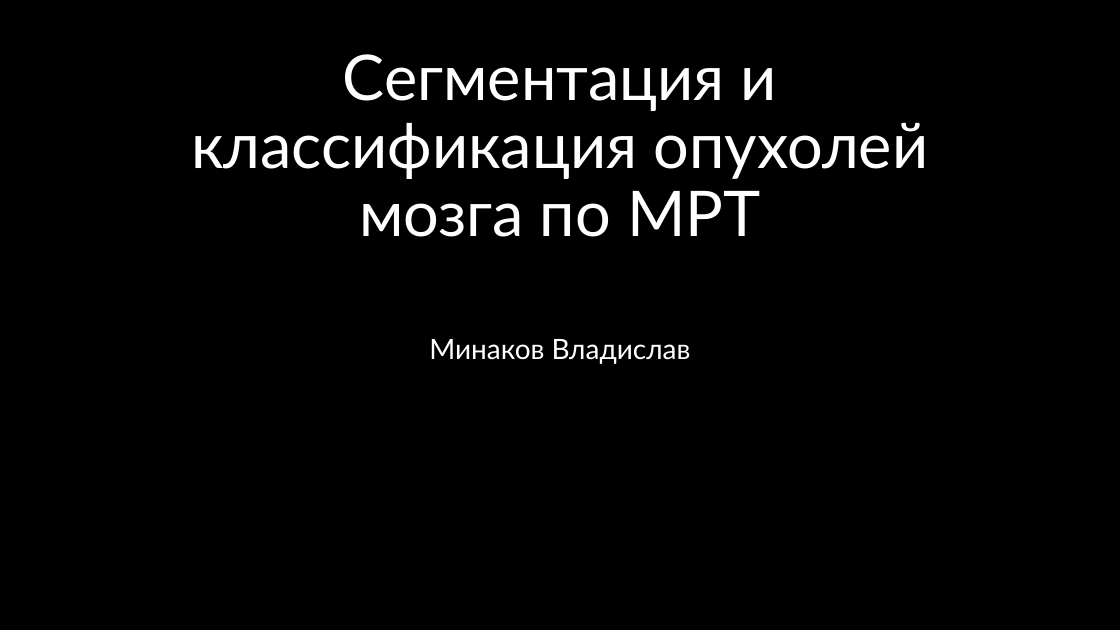
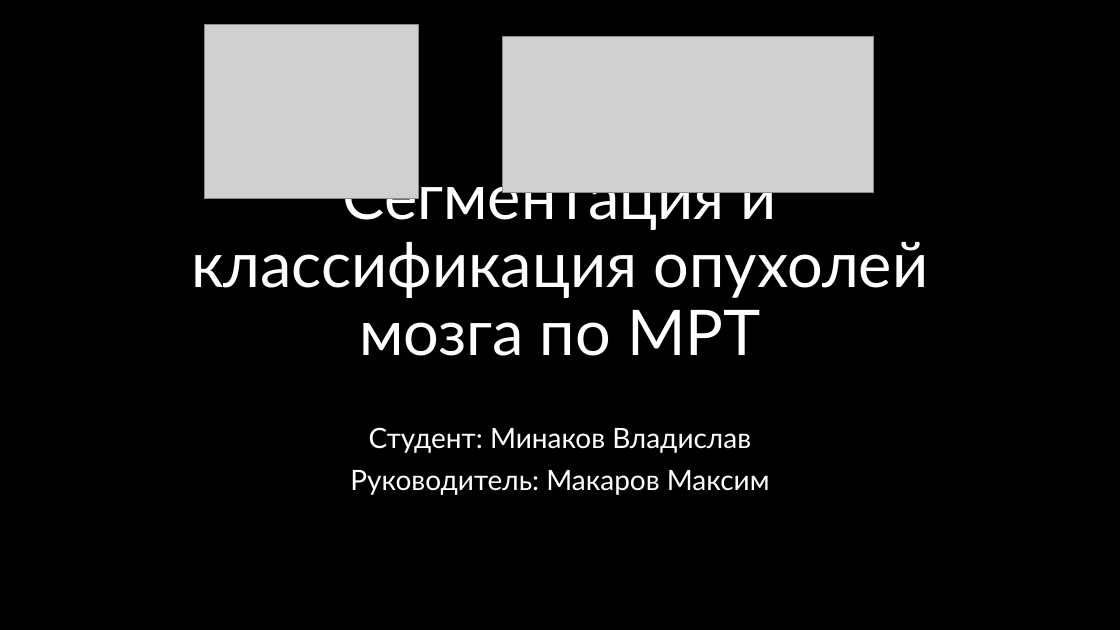
Before and after one commit to asardinka/Artificial-intelligence-project, a slide deck: slide 1 of Presentation.pptx. Drawn at 1120x630 pixels with LibreOffice and Linux fonts; fonts in the diff are those of the drawing; grey boxes stand for pictures. Boxes give left, top, right and bottom in pixels: in the first picture for what was removed or moved away, otherwise in the second. Text is boxed around its words. In the diff, an @@ line names an element or a change of style, - is before the commit and + after.

```diff
--- a/Presentation.pptx
+++ b/Presentation.pptx
@@ picture added at (205, 24, 419, 199) @@
@@ picture added at (502, 36, 874, 192) @@
@@ title "Сегментация и классификация опухолей мозга ..." rewrapped from (191, 54, 929, 237) to (191, 164, 929, 356) @@
@@ subtitle at (350, 427, 770, 495): text changed @@
-Минаков Владислав
+Студент: Минаков Владислав
+Руководитель: Макаров Максим
```
Also in this commit, not shown: 5 other slides changed, 1 slide added, 1 slide removed, 8 other files.
